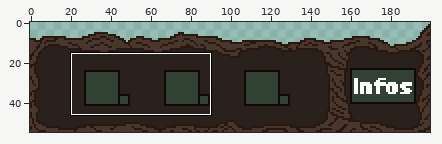
Edited in one commit: pixel-art file (assets/graphics/UI/Fightscreen/WIP-Files/Fightscreen_Itembox.ase). Above, an overview of the earlier version with the close-up marked.
Close-up. The starting point:
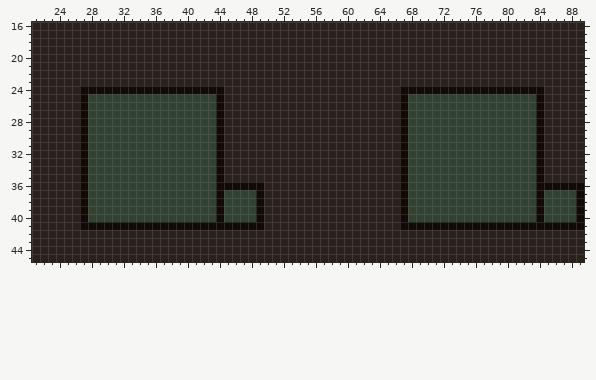
200x55 pixels, 1 frame. Colours within 5 levels of each other are drawn and written as one. Shown: x 21..89, y 16..45. The commit also changed other parts of the picture, which this record leaves out.
After the commit:
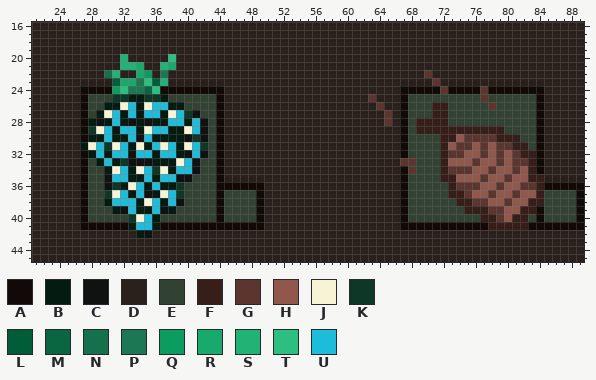
Palette (. is transparent): A #120a06  B #041b12  C #101211  D #2b211c  E #314132  F #371e19  G #5b352e  H #92574b  J #f6f4d5  K #0f3727  L #015d38  M #0a6641  N #15714c  P #1c7853  Q #0b9c60  R #18a96d  S #21b276  T #2dbe82  U #1ebcdb
The commit says: added items on item box but they too big
From old to new:
{"change": "layer \"Box\" added"}
{"change": "layer \"Items\" added"}
{"change": "layer \"Layer 1\" removed"}
{"where": "layer \"Items\""}
{"y":20,"x":32,"old":"D","new":"S"}
{"y":20,"x":38,"old":"D","new":"T"}
{"y":21,"x":32,"old":"DDD","new":"SSR"}
{"y":21,"x":37,"old":"DD","new":"SR"}
{"y":22,"x":30,"old":"DD","new":"NS"}
{"y":22,"x":34,"old":"DD","new":"RQ"}
{"y":22,"x":37,"old":"D","new":"P"}
{"y":22,"x":70,"old":"D","new":"G"}
{"y":23,"x":31,"old":"DDDDDDD","new":"LRRPTLS"}
{"y":23,"x":71,"old":"D","new":"G"}
{"y":24,"x":31,"old":"AAAAAA","new":"QTPPMT"}
{"y":24,"x":72,"old":"A","new":"G"}
{"y":24,"x":77,"old":"A","new":"G"}
{"y":25,"x":31,"old":"EEEEEEE","new":"KKBBKKB"}
{"y":25,"x":63,"old":"D","new":"G"}
{"y":25,"x":77,"old":"E","new":"G"}
{"y":26,"x":30,"old":"EEEEEEEEEE","new":"BBJUBJUUBB"}
{"y":26,"x":64,"old":"D","new":"G"}
{"y":26,"x":71,"old":"EE","new":"FF"}
{"y":26,"x":78,"old":"E","new":"G"}
{"y":27,"x":29,"old":"EEEEEEEEEEEEE","new":"BJUBUBUUBJUKC"}
{"y":27,"x":65,"old":"D","new":"G"}
{"y":27,"x":71,"old":"EE","new":"FF"}
{"y":28,"x":28,"old":"EEEEEEEEEEEEEEE","new":"BCBUBCBCBBUUBUC"}
{"y":28,"x":65,"old":"D","new":"G"}
{"y":28,"x":69,"old":"EEEE","new":"FFFF"}
{"y":29,"x":28,"old":"EEEEEEEEEEEEEEE","new":"KJUBUUBJUUBBJUC"}
{"y":29,"x":69,"old":"EEEEEEEEEEE","new":"FFFFFFFFFFF"}
{"y":30,"x":28,"old":"EEEEEEEEEEEEEEE","new":"BBUBBUCUBBBBCKC"}
{"y":30,"x":72,"old":"EEEEEEEEEE","new":"FFHGGGGFFF"}
{"y":31,"x":27,"old":"AEEEEEEEEEEEEEEE","new":"BJUKJUBJBUJUBJUK"}
{"y":31,"x":72,"old":"EEEEEEEEEEE","new":"FHGGHGHGGFF"}
{"y":32,"x":28,"old":"EEEEEEEEEEEEEEE","new":"BUBUUCUUBUUBCUC"}
{"y":32,"x":72,"old":"EEEEEEEEEEEE","new":"FGGHHGHGHGFF"}
{"y":33,"x":29,"old":"EEEEEEEEEEEEE","new":"BUBKCCCBBBJUC"}
{"y":33,"x":67,"old":"AE","new":"GG"}
{"y":33,"x":72,"old":"EEEEEEEEEEEE","new":"FHHHGHHGHGGF"}
{"y":34,"x":30,"old":"EEEEEEEEEEEE","new":"BJUBJUKJBUUC"}
{"y":34,"x":68,"old":"E","new":"G"}
{"y":34,"x":72,"old":"EEEEEEEEEEEE","new":"FGGGHHGHHGHF"}
{"y":35,"x":30,"old":"EEEEEEEEEEE","new":"CUUBBUBUUCC"}
{"y":35,"x":72,"old":"EEEEEEEEEEEEA","new":"FFHHHGHHGHHFF"}
{"y":36,"x":30,"old":"EEEEEEEEEE","new":"CKBJUBUBBK"}
{"y":36,"x":73,"old":"EEEEEEEEEEEA","new":"FGGGHHGHHGGF"}
{"y":37,"x":30,"old":"EEEEEEEEEE","new":"KJUBUCBJUK"}
{"y":37,"x":73,"old":"EEEEEEEEEEEA","new":"FFGHHGHHGHHF"}
{"y":38,"x":30,"old":"EEEEEEEEEE","new":"BUUUBJUBUC"}
{"y":38,"x":74,"old":"EEEEEEEEEEA","new":"FFGGHHGHHFF"}
{"y":39,"x":31,"old":"EEEEEEEE","new":"BCUBBUCB"}
{"y":39,"x":75,"old":"EEEEEEEEE","new":"FFFGGHHFF"}
{"y":40,"x":33,"old":"EEEE","new":"KJUB"}
{"y":40,"x":77,"old":"EEEEEE","new":"FFGHFF"}
{"y":41,"x":33,"old":"AAAA","new":"BUUB"}
{"y":41,"x":78,"old":"AAAAA","new":"FFFFF"}
{"y":42,"x":34,"old":"DD","new":"BC"}
{"label":"changed","picture_box":[80,54,208,238]}
{"label":"changed","picture_box":[368,70,544,230]}
